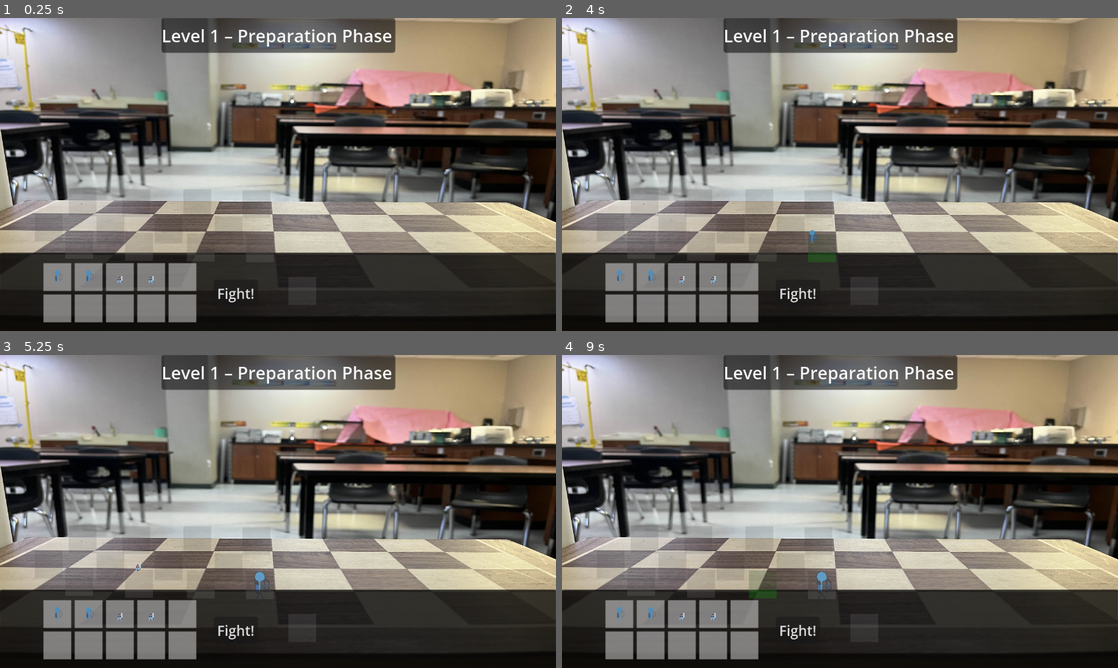
Above: before the commit, frames 1-4 (two rows, left to right).
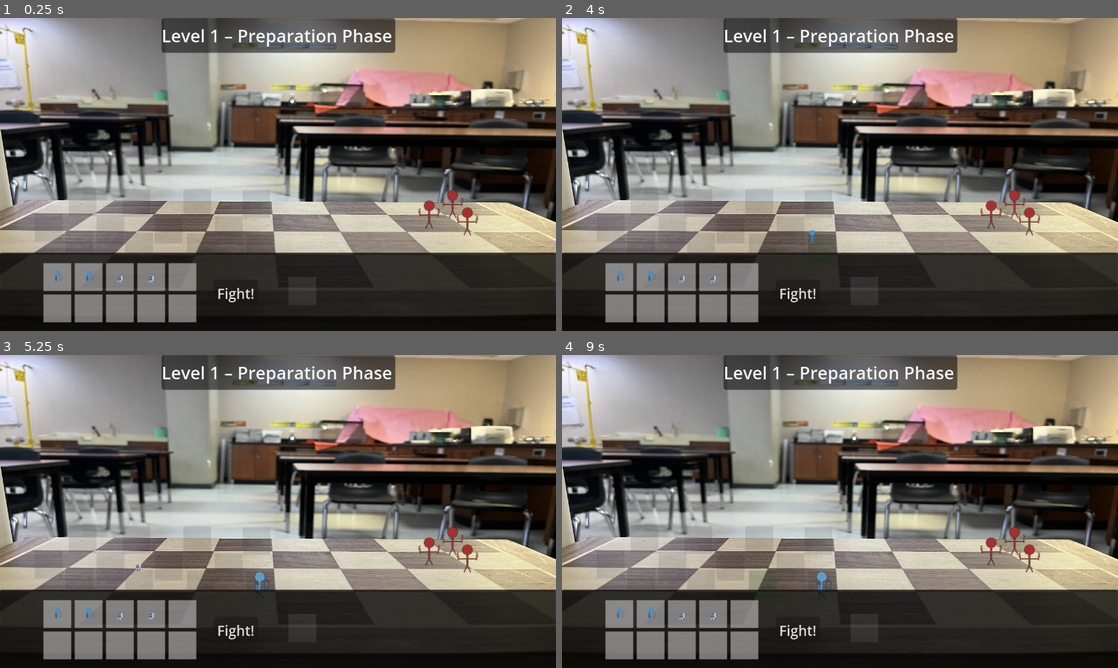
Above: after the commit, the same moments.

Repository: norseboar/jinglejam-2025
Game: Godot game, scene res://scenes/game.tscn
The game is run twice, just before and just after one commit, with the same random seed, the same clock (stepped at 60 frames per second) and the same inputs.
Inputs (mouse positions are in pixels of both pictures, inside the frame that each line leads up to):
- Up to frame 1 (0.25 s): no input
- Up to frame 2 (4 s): click "Fight!" at 0.5 s; click "Fight!" at 1.25 s; click "Fight!" at 2 s; tap Enter at 2.75 s; drag from (617, 277) to (895, 105) at 2.77 s; tap Space at 3.5 s; drag from (650, 277) to (812, 237) at 3.52 s
- Up to frame 3 (5.25 s): move the mouse to (122, 614) at 4.27 s; click (122, 614) at 4.42 s; tap Enter at 5 s; drag from (150, 614) to (111, 464) at 5.02 s
- Up to frame 4 (9 s): drag from (745, 614) to (867, 511) at 5.77 s; tap Space at 6.5, 8 s; drag from (617, 646) to (756, 433) at 6.52 s; tap Enter at 7.25 s; move the mouse to (650, 646) at 7.27 s; click (650, 646) at 7.42 s; drag from (684, 646) to (728, 527) at 8.02 s; drag from (712, 646) to (895, 442) at 8.77 s

The runs differ from the first frame. In frame 1, 0.3% of the frame differs, in the area x 75-86%, y 54-70%; in frame 2, 0.5%, in the area x 44-86%, y 54-78%; in frame 3, 0.3%; in frame 4, 0.5%.

Commit message:
Read slots from levels

Diff:
--- a/scenes/game.tscn
+++ b/scenes/game.tscn
@@ -7,7 +7,7 @@
 [ext_resource type="Texture2D" uid="uid://qguwsk400gqy" path="res://assets/backgrounds/chess_table.jpg" id="5_p57ef"]
 [ext_resource type="PackedScene" uid="uid://c0d47vd87vlmt" path="res://scenes/ui/hud.tscn" id="6_p57ef"]
 
-[node name="Game" type="Control" node_paths=PackedStringArray("background_rect", "gameplay", "level_container", "player_units", "enemy_units", "hud") groups=["game"]]
+[node name="Game" type="Control" node_paths=PackedStringArray("background_rect", "gameplay", "player_units", "enemy_units", "hud", "ui_layer") groups=["game"]]
 layout_mode = 3
 anchors_preset = 15
 anchor_right = 1.0
@@ -21,10 +21,10 @@
 starting_unit_scenes = Array[PackedScene]([ExtResource("3_p57ef"), ExtResource("3_p57ef"), ExtResource("2_iywne"), ExtResource("2_iywne")])
 background_rect = NodePath("BackgroundRect")
 gameplay = NodePath("SubViewportContainer/SubViewport/Gameplay")
-level_container = NodePath("")
 player_units = NodePath("SubViewportContainer/SubViewport/Gameplay/PlayerUnits")
 enemy_units = NodePath("SubViewportContainer/SubViewport/Gameplay/EnemyUnits")
 hud = NodePath("SubViewportContainer/SubViewport/UI/HUD")
+ui_layer = NodePath("SubViewportContainer/SubViewport/UI")
 
 [node name="BackgroundRect" type="TextureRect" parent="."]
 texture_filter = 2
@@ -59,7 +59,7 @@
 [node name="HUD" parent="SubViewportContainer/SubViewport/UI" instance=ExtResource("6_p57ef")]
 offset_right = 0.0
 offset_bottom = 0.0
-mouse_filter = 1
+mouse_filter = 2
 
 [node name="Gameplay" type="Node2D" parent="SubViewportContainer/SubViewport"]
 
--- a/scenes/ui/hud.tscn
+++ b/scenes/ui/hud.tscn
@@ -15,6 +15,7 @@
 offset_bottom = -360.0
 grow_horizontal = 2
 grow_vertical = 2
+mouse_filter = 2
 script = ExtResource("1_hqnrr")
 phase_label = NodePath("Panel/PhaseLabel")
 tray_panel = NodePath("TrayPanel")
@@ -23,7 +24,7 @@
 upgrade_modal = NodePath("UpgradeModal")
 upgrade_label = NodePath("UpgradeModal/Panel/PanelContainer/VBoxContainer/UpgradeLabel")
 upgrade_confirm_button = NodePath("UpgradeModal/Panel/PanelContainer/VBoxContainer/UpgradeConfirmButton")
-spawn_slots_container = NodePath("SpawnSlotsContainer")
+spawn_slots_container = NodePath("")
 
 [node name="Panel" type="PanelContainer" parent="."]
 layout_mode = 1
@@ -112,101 +113,6 @@
 offset_bottom = 62.0
 text = "Fight!"
 
-[node name="SpawnSlotsContainer" type="Control" parent="."]
-layout_mode = 1
-anchors_preset = 15
-anchor_right = 1.0
-anchor_bottom = 1.0
-offset_right = -640.0
-offset_bottom = -360.0
-grow_horizontal = 2
-grow_vertical = 2
-mouse_filter = 2
-
-[node name="SpawnSlot" parent="SpawnSlotsContainer" instance=ExtResource("2_bo48s")]
-layout_mode = 0
-offset_left = 79.0
-offset_top = 196.0
-offset_right = 111.0
-offset_bottom = 228.0
-
-[node name="SpawnSlot2" parent="SpawnSlotsContainer" instance=ExtResource("2_bo48s")]
-layout_mode = 0
-offset_left = 141.0
-offset_top = 197.0
-offset_right = 173.0
-offset_bottom = 229.0
-
-[node name="SpawnSlot3" parent="SpawnSlotsContainer" instance=ExtResource("2_bo48s")]
-layout_mode = 0
-offset_left = 211.0
-offset_top = 197.0
-offset_right = 243.0
-offset_bottom = 229.0
-
-[node name="SpawnSlot4" parent="SpawnSlotsContainer" instance=ExtResource("2_bo48s")]
-layout_mode = 0
-offset_left = 279.0
-offset_top = 198.0
-offset_right = 311.0
-offset_bottom = 230.0
-
-[node name="SpawnSlot5" parent="SpawnSlotsContainer" instance=ExtResource("2_bo48s")]
-layout_mode = 0
-offset_left = 40.0
-offset_top = 225.0
-offset_right = 72.0
-offset_bottom = 257.0
-
-[node name="SpawnSlot6" parent="SpawnSlotsContainer" instance=ExtResource("2_bo48s")]
-layout_mode = 0
-offset_left = 111.0
-offset_top = 226.0
-offset_right = 143.0
-offset_bottom = 258.0
-
-[node name="SpawnSlot7" parent="SpawnSlotsContainer" instance=ExtResource("2_bo48s")]
-layout_mode = 0
-offset_left = 178.0
-offset_top = 227.0
-offset_right = 210.0
-offset_bottom = 259.0
-
-[node name="SpawnSlot8" parent="SpawnSlotsContainer" instance=ExtResource("2_bo48s")]
-layout_mode = 0
-offset_left = 247.0
-offset_top = 228.0
-offset_right = 279.0
-offset_bottom = 260.0
-
-[node name="SpawnSlot9" parent="SpawnSlotsContainer" instance=ExtResource("2_bo48s")]
-layout_mode = 0
-offset_left = 75.0
-offset_top = 245.0
-offset_right = 107.0
-offset_bottom = 277.0
-
-[node name="SpawnSlot10" parent="SpawnSlotsContainer" instance=ExtResource("2_bo48s")]
-layout_mode = 0
-offset_left = 144.0
-offset_top = 247.0
-offset_right = 176.0
-offset_bottom = 279.0
-
-[node name="SpawnSlot11" parent="SpawnSlotsContainer" instance=ExtResource("2_bo48s")]
-layout_mode = 0
-offset_left = 215.0
-offset_top = 248.0
-offset_right = 247.0
-offset_bottom = 280.0
-
-[node name="SpawnSlot12" parent="SpawnSlotsContainer" instance=ExtResource("2_bo48s")]
-layout_mode = 0
-offset_left = 283.0
-offset_top = 249.0
-offset_right = 315.0
-offset_bottom = 281.0
-
 [node name="UpgradeModal" type="ColorRect" parent="."]
 visible = false
 layout_mode = 1
--- a/scripts/game.gd
+++ b/scripts/game.gd
@@ -33,7 +33,8 @@
 @export var enemy_units: Node2D
 
 # UI references (assign in inspector)
-@export var hud: Control
+@export var hud: HUD
+@export var ui_layer: CanvasLayer  # Where levels get loaded (same layer as HUD for drag-drop)
 
 
 func _ready() -> void:
@@ -210,16 +211,54 @@
 	# Clear all units
 	_clear_all_units()
 
+	# Remove old level if exists
+	if current_level:
+		current_level.queue_free()
+		current_level = null
+
 	# Wait a frame for cleanup
 	await get_tree().process_frame
 
+	# Load the level scene
+	if index < 0 or index >= level_paths.size():
+		push_error("Invalid level index: %d" % index)
+		return
+
+	var level_scene := load(level_paths[index]) as PackedScene
+	if level_scene == null:
+		push_error("Failed to load level: %s" % level_paths[index])
+		return
+
+	current_level = level_scene.instantiate() as LevelRoot
+	if current_level == null:
+		push_error("Level root is not a LevelRoot: %s" % level_paths[index])
+		return
+
+	# Add level to UI layer BEFORE HUD (so it renders behind)
+	# HUD should be the last child to render on top
+	if ui_layer:
+		ui_layer.add_child(current_level)
+		ui_layer.move_child(current_level, 0)  # Move to first position (behind HUD)
+	else:
+		push_error("ui_layer not assigned!")
+		return
+
+	# Hide editor background (only for editing)
+	current_level.hide_editor_background()
+
+	# Set the game's background from level
+	if background_rect and current_level.background_texture:
+		background_rect.texture = current_level.background_texture
+
 	# Reset all spawn slots to unoccupied
 	_reset_spawn_slots()
+
+	# Spawn enemies from level markers
+	_spawn_enemies_from_level()
 
 	# Update HUD
 	phase = "preparation"
 	hud.set_phase(phase, index + 1)
-	_set_spawn_slots_visible(true)
 
 	# Populate tray with starting unit scenes
 	if starting_unit_scenes.size() > 0:
@@ -259,8 +298,11 @@
 
 
 func _set_spawn_slots_visible(should_show: bool) -> void:
-	if hud and hud.spawn_slots_container:
-		hud.spawn_slots_container.visible = should_show
+	# Spawn slots are now part of the level scene
+	if current_level:
+		var spawn_slots_container := current_level.get_node_or_null("PlayerSpawnSlots")
+		if spawn_slots_container:
+			spawn_slots_container.visible = should_show
 
 
 func _reset_spawn_slots() -> void:
--- a/scripts/level_root.gd
+++ b/scripts/level_root.gd
@@ -8,6 +8,10 @@
 @export var editor_background: CanvasItem
 
 func _ready() -> void:
+	hide_editor_background()
+
+
+func hide_editor_background() -> void:
 	# Hide the editor-only background at runtime
 	if editor_background:
 		editor_background.visible = false
Not shown, changed: .cursor/commands/execute-plan.md
Not shown, changed: .cursor/commands/update-execution-workflow.md
Not shown, changed: .cursor/rules/core-rules.mdc
Not shown, changed: .cursor/rules/rule-directory.mdc
